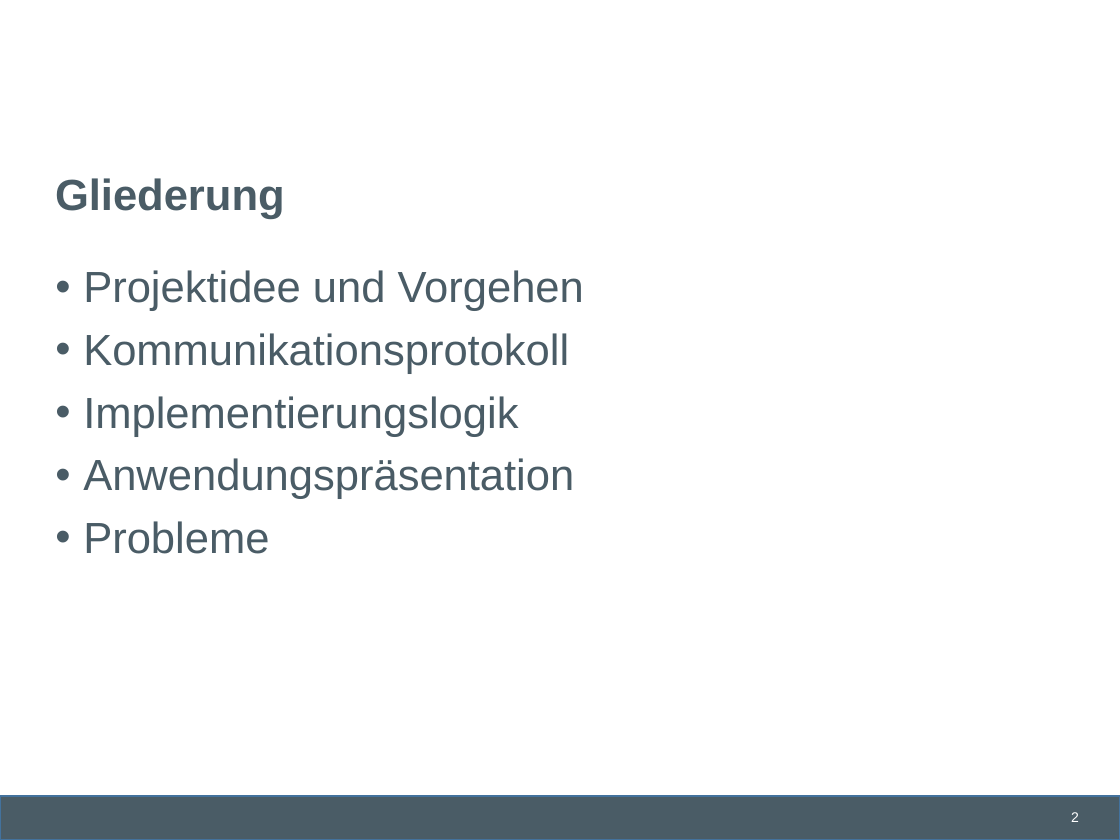
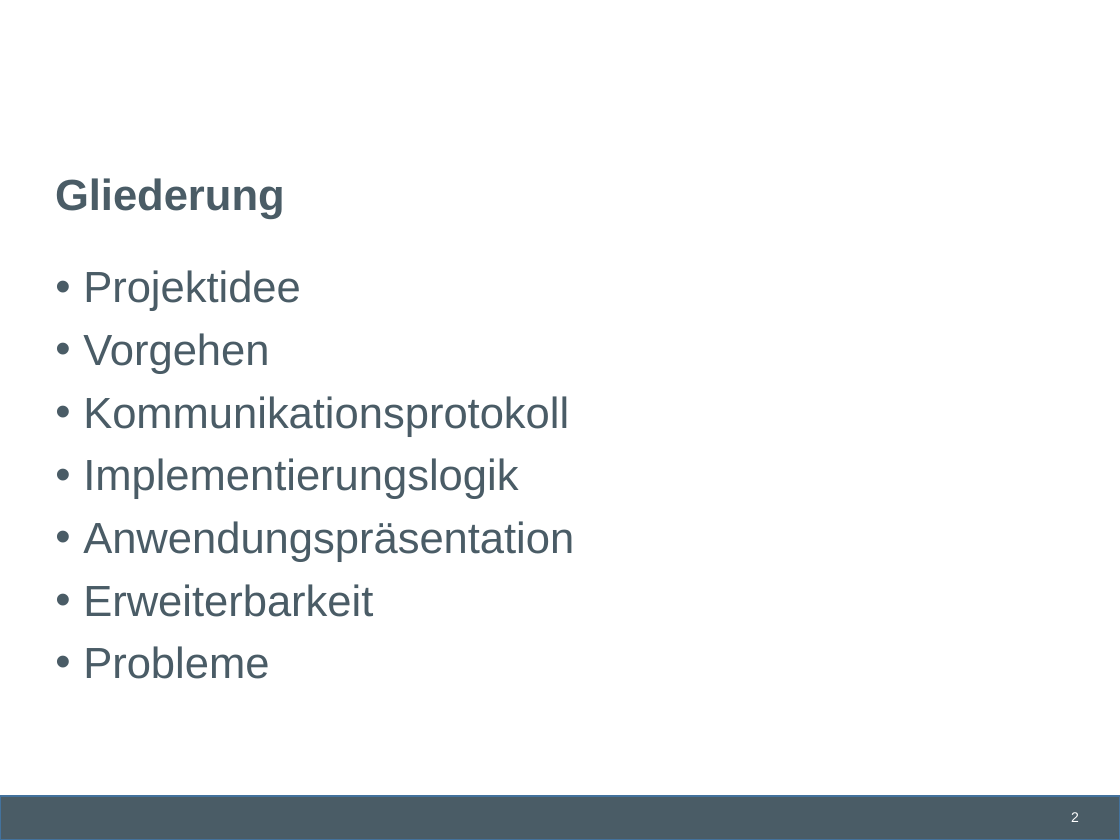
Before and after one commit to lschmischke/ADAChat, a slide deck: slide 2 of documentation/Ada Chat.pptx. Drawn at 1120x840 pixels with LibreOffice and Linux fonts; fonts in the diff are those of the drawing; background and template pictures are left out. Boxes give left, top, right and bottom in pixels: in the first picture for what was removed or moved away, otherwise in the second. Text is boxed around its words. In the diff, an @@ line names an element or a change of style, - is before the commit and + after.

```diff
--- a/documentation/Ada Chat.pptx
+++ b/documentation/Ada Chat.pptx
@@ text at (x1=83, y1=270, x2=301, y2=374): text changed @@
-• Projektidee und Vorgehen
+• Projektidee
+• Vorgehen
@@ text at (x1=83, y1=584, x2=373, y2=617): paragraph added @@
+• Erweiterbarkeit
```
Also in this commit, not shown: 9 slides added, 2 other files.
